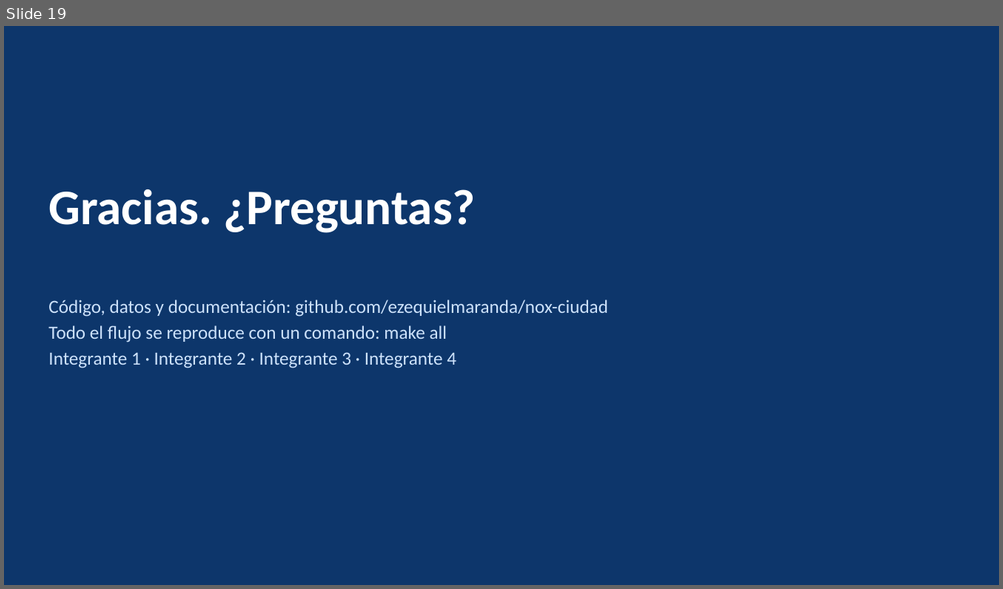
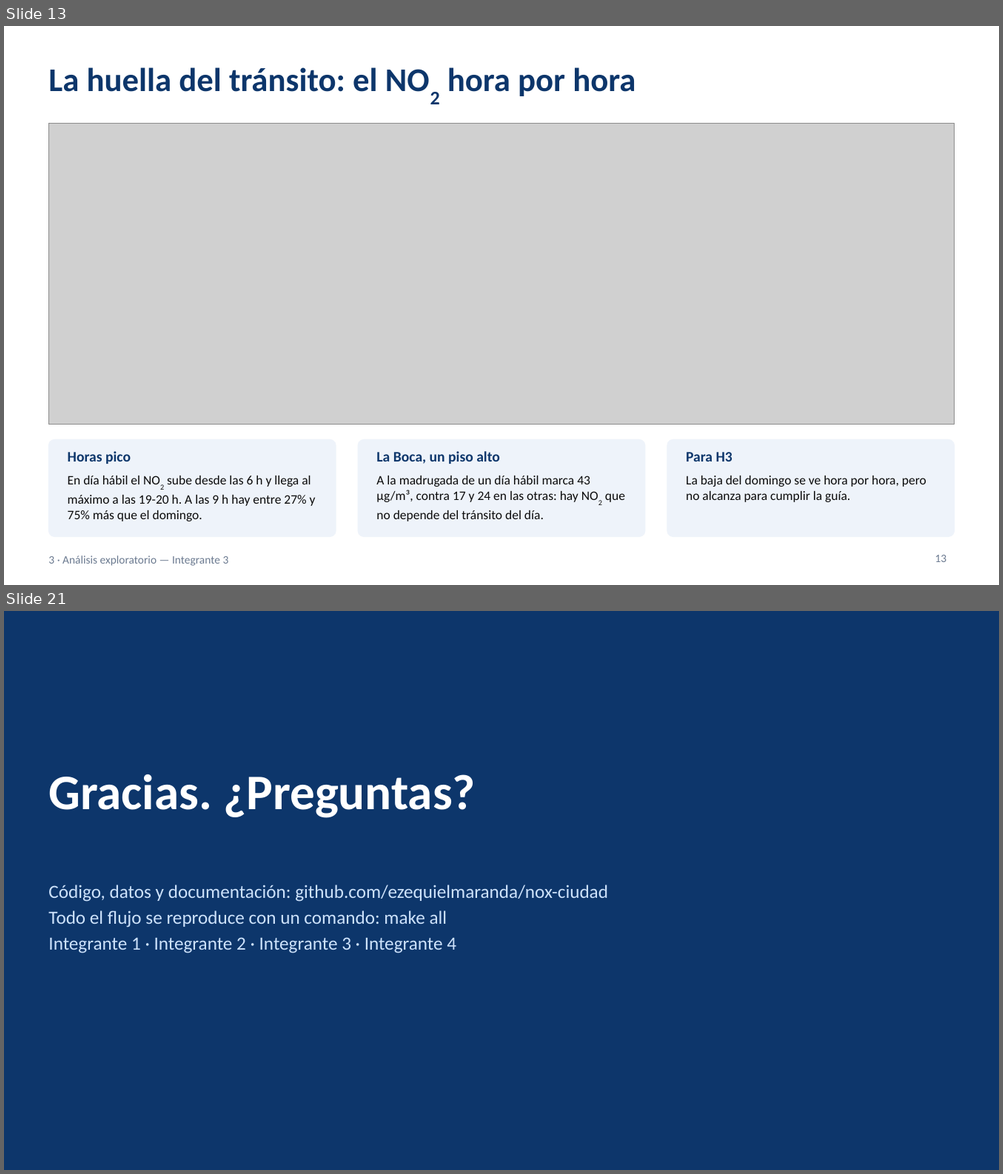
Before and after one commit to ezequielmaranda/nox-ciudad, a slide deck: presentacion/presentacion_tp_aire_oms.pptx. Shown one above the other, each under a label of ours: slide 19 before the commit, slides 13 and 21 after it; the slides between them are not shown. The pictures are 1003x589 and 1003x1174 pixels, drawn with LibreOffice and Linux fonts; fonts in the diff are those of the drawing; grey boxes stand for pictures. Boxes give left, top, right and bottom in pixels: in the first picture for what was removed or moved away, otherwise in the second. Text is boxed around its words. In the diff, an @@ line names an element or a change of style, - is before the commit and + after.

```diff
--- a/presentacion/presentacion_tp_aire_oms.pptx
+++ b/presentacion/presentacion_tp_aire_oms.pptx
@@ slide 13 added at [4, 26, 999, 585], background #FFFFFF @@
@@ title added at [48, 67, 635, 96], 32 pt, text #0D366B, bold @@
+La huella del tránsito: el NO2 hora por hora
@@ picture added at [48, 123, 954, 424] @@
@@ rounded rectangle added at [48, 440, 336, 537], fill #EEF3FA, outline #EEF3FA 1 pt @@
@@ rounded rectangle added at [358, 440, 644, 537], fill #EEF3FA, outline #EEF3FA 1 pt @@
@@ rounded rectangle added at [667, 440, 954, 537], fill #EEF3FA, outline #EEF3FA 1 pt @@
@@ text added at [68, 452, 131, 464], 14 pt, text #0D366B, bold @@
+Horas pico
@@ text added at [376, 452, 500, 464], 14 pt, text #0D366B, bold @@
+La Boca, un piso alto
@@ text added at [686, 452, 732, 462], 14 pt, text #0D366B, bold @@
+Para H3
@@ text added at [68, 476, 316, 522], 12.5 pt, text #0B0B0B @@
+En día hábil el NO2 sube desde las 6 h y llega al máximo a las 19-20 h. A las 9 h hay entre 27% y 75% más que el domingo.
@@ text added at [376, 476, 625, 522], 12.5 pt, text #0B0B0B @@
+A la madrugada de un día hábil marca 43 µg/m³, contra 17 y 24 en las otras: hay NO2 que no depende del tránsito del día.
@@ text added at [686, 476, 926, 503], 12.5 pt, text #0B0B0B @@
+La baja del domingo se ve hora por hora, pero no alcanza para cumplir la guía.
@@ text added at [48, 556, 229, 566], 11 pt, text #6B7A90 @@
+3 · Análisis exploratorio — Integrante 3
@@ page number added at [935, 555, 947, 562], 11 pt, text #6B7A90 @@
+13
@@ what was slide 19 is now slide 21 @@
```
Also in this commit, not shown: 14 slides changed, 1 other slide added, 1 other file.
